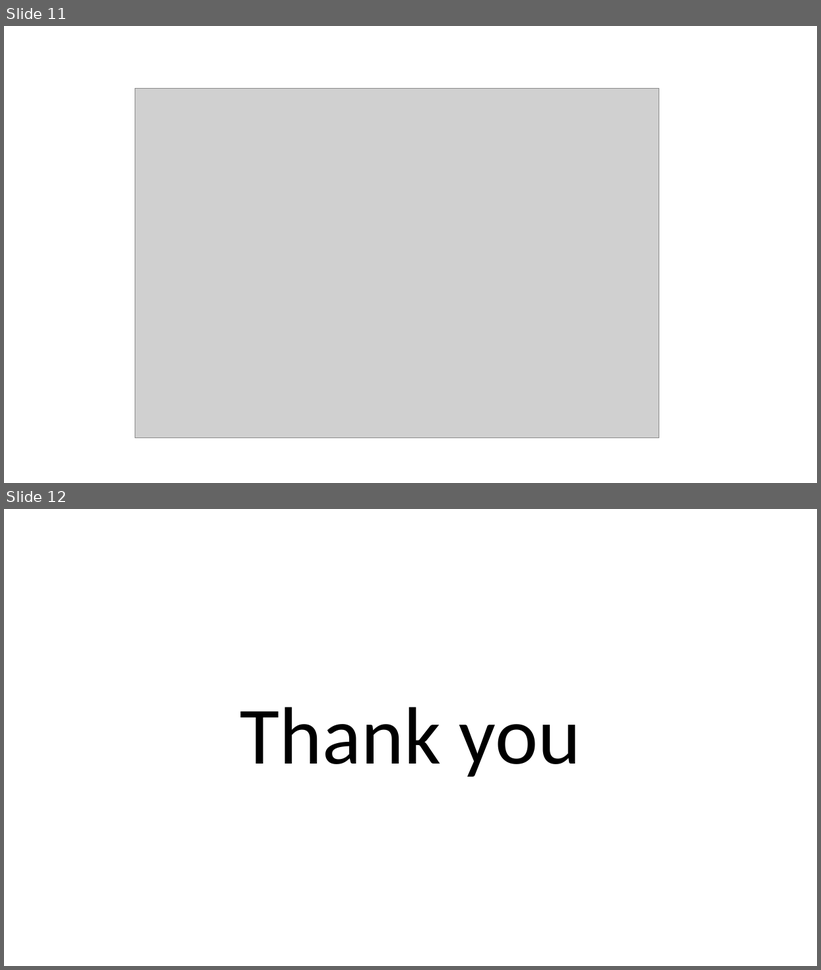
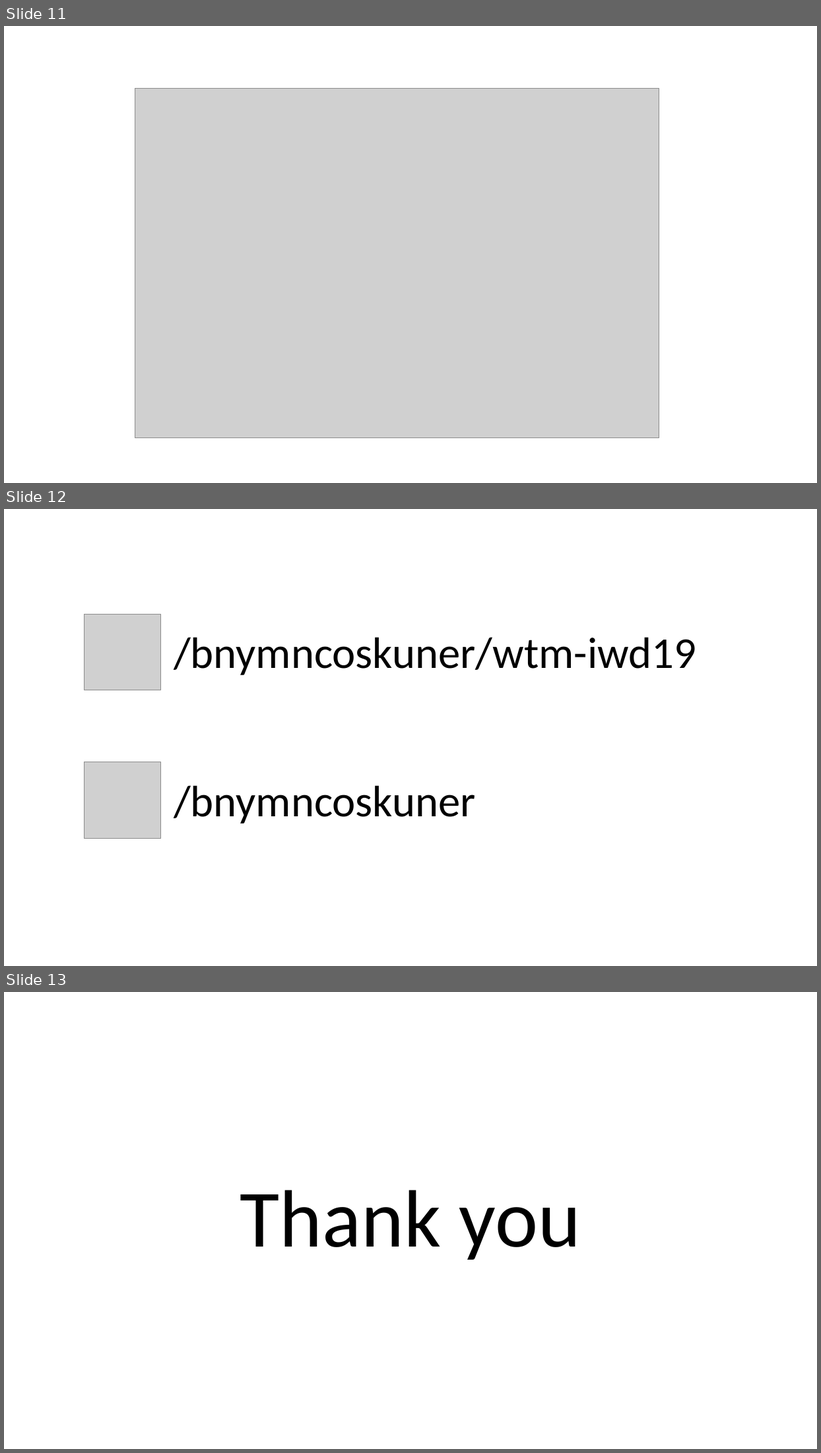
Before and after one commit to bnymncoskuner/wtm-iwd19, a slide deck: Building real-time messaging app with - Inverse.pptx. Shown one above the other, each under a label of ours: slides 11 and 12 before the commit, slides 11, 12 and 13 after it. The pictures are 821x970 and 821x1453 pixels, drawn with LibreOffice and Linux fonts; fonts in the diff are those of the drawing; grey boxes stand for pictures. Boxes give left, top, right and bottom in pixels: in the first picture for what was removed or moved away, otherwise in the second. Text is boxed around its words. In the diff, an @@ line names an element or a change of style, - is before the commit and + after.

```diff
--- a/Building real-time messaging app with - Inverse.pptx
+++ b/Building real-time messaging app with - Inverse.pptx
@@ slide 12 added at (4, 509, 817, 966), background #FFFFFF @@
@@ picture added at (85, 615, 161, 691) @@
@@ text added at (174, 637, 696, 675), 52 pt, text #000000 @@
+/bnymncoskuner/wtm-iwd19
@@ picture added at (85, 762, 161, 838) @@
@@ text added at (174, 786, 476, 824), 52 pt, text #000000 @@
+/bnymncoskuner
@@ what was slide 12 is now slide 13 @@
```
Also in this commit, not shown: 1 slide changed, 1 other file.
